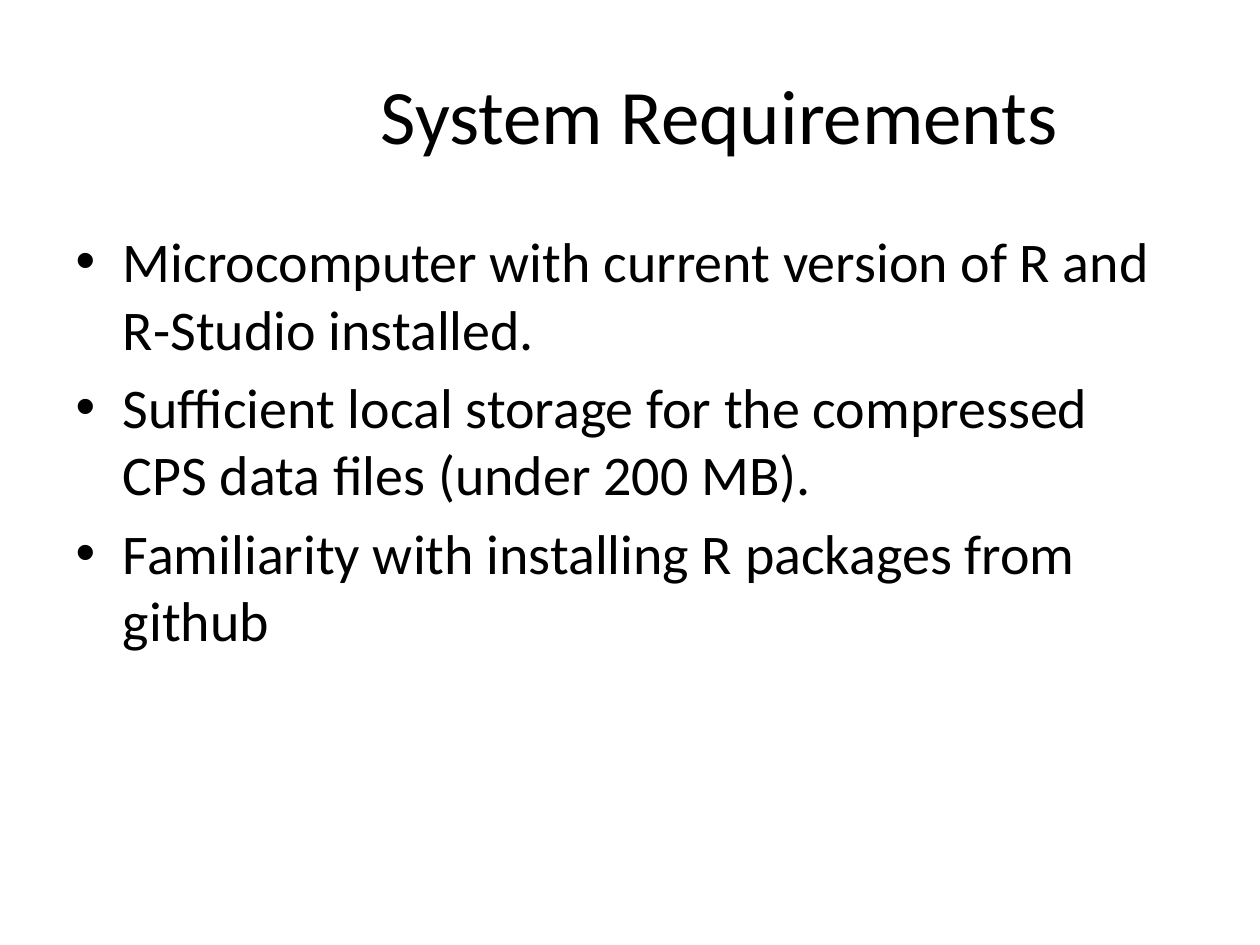
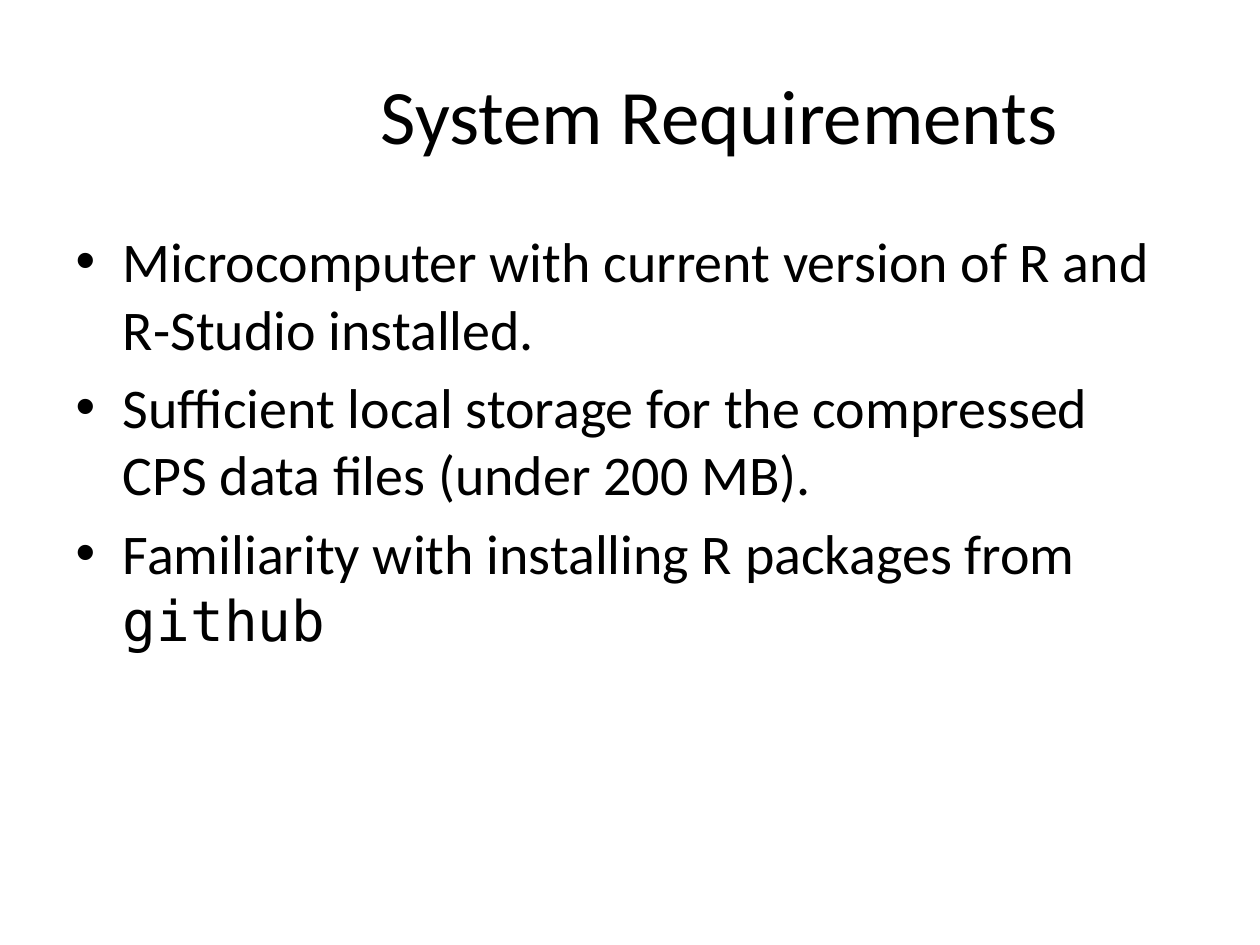
Before and after one commit to Reed-EVIC/cpsvote, a slide deck: slide 3 of sandbox/CPS_Vote.pptx. Drawn at 1260x945 pixels with LibreOffice and Linux fonts; fonts in the diff are those of the drawing; background and template pictures are left out. Boxes give left, top, right and bottom in pixels: in the first picture for what was removed or moved away, otherwise in the second. Text is boxed around its words. In the diff, an @@ line names an element or a change of style, - is before the commit and + after.

```diff
--- a/sandbox/CPS_Vote.pptx
+++ b/sandbox/CPS_Vote.pptx
@@ text at bbox=[123, 535, 1075, 652]: font Calibri to DejaVu Sans Mono in "github" @@
```
Also in this commit, not shown: 2 other slides changed.
